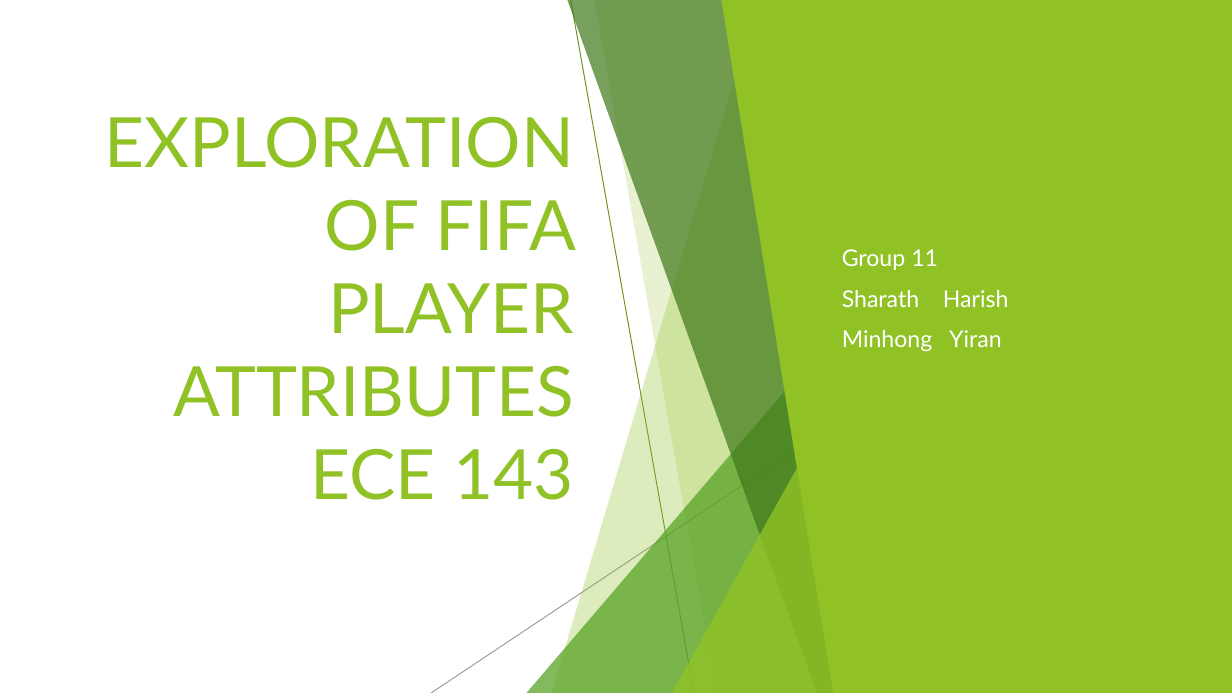
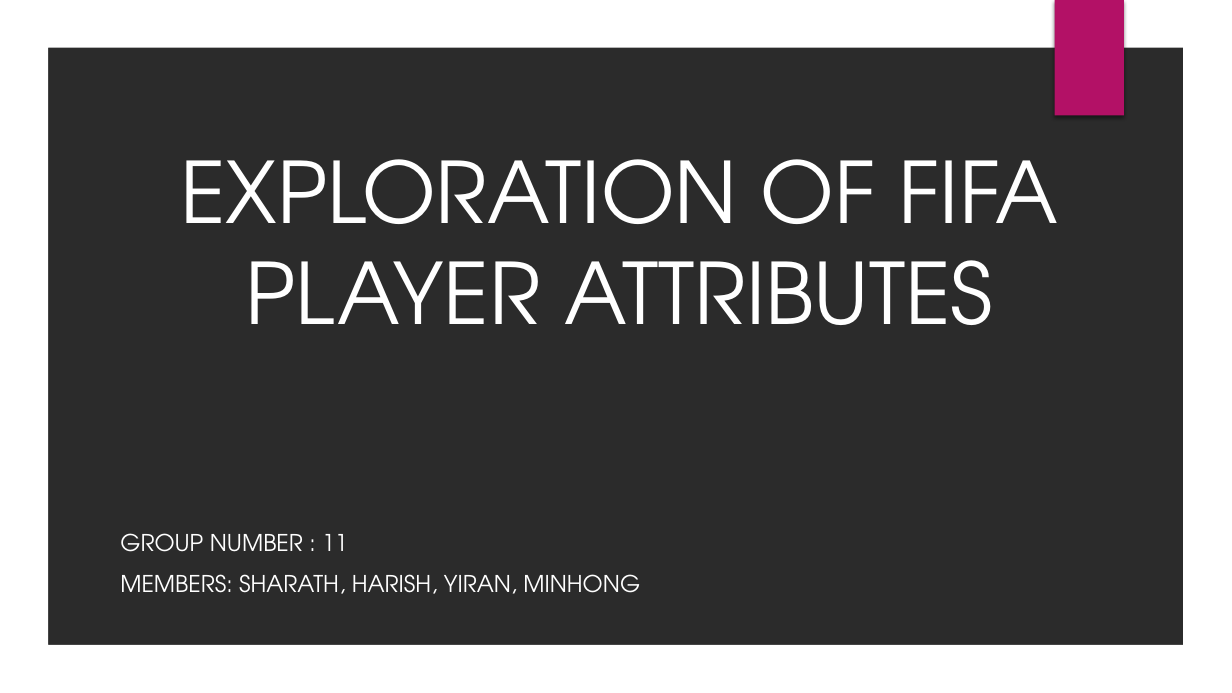
Before and after one commit to sharax/ECE_143_Group_11, a slide deck: slide 1 of ECE_143.pptx. Drawn at 1232x693 pixels with LibreOffice and Linux fonts; fonts in the diff are those of the drawing; background and template pictures are left out; a plain dark background stands for a picture behind light text. Boxes give left, top, right and bottom in pixels: in the first picture for what was removed or moved away, otherwise in the second. Text is boxed around its words. In the diff, an @@ line names an element or a change of style, - is before the commit and + after.

```diff
--- a/ECE_143.pptx
+++ b/ECE_143.pptx
@@ background #FFFFFF to picture (left out) @@
@@ group removed at <box>0,0,1232,693</box>: 5 freeform shapes, 3 triangles, 2 lines @@
@@ rectangle removed at <box>0,0,1232,693</box> @@
@@ freeform shape added at <box>0,0,1232,693</box>, fill #FFFFFF @@
@@ freeform shape removed at <box>721,0,1232,693</box> @@
@@ rectangle added at <box>1055,0,1124,116</box>, fill #B31166 @@
@@ title "EXPLORATION OF FIFA PLAYER ATTRIBUTES" at <box>180,159,1058,325</box>: vertical alignment middle to bottom @@
@@ title at <box>180,159,1058,325</box>: text changed; size 54 to 66 pt; font Lato to TeX Gyre Adventor; text colour #90C226 to #FFFFFF @@
-EXPLORATION OF FIFA PLAYER ATTRIBUTES
-ECE 143
+EXPLORATION OF FIFA PLAYER ATTRIBUTES
@@ group removed at <box>432,0,913,693</box>: 3 freeform shapes, 2 lines, 2 triangles @@
@@ subtitle "GROUP NUMBER : 11" at <box>120,533,640,594</box>: vertical alignment middle to top @@
@@ subtitle at <box>120,533,640,594</box>: text changed; font Lato to TeX Gyre Adventor @@
-Group 11
-Sharath Harish
-Minhong Yiran
+GROUP NUMBER : 11
+MEMBERS: SHARATH, HARISH, YIRAN, MINHONG
```
Also in this commit, not shown: 11 other slides changed, 7 slides added, 6 slides removed.
